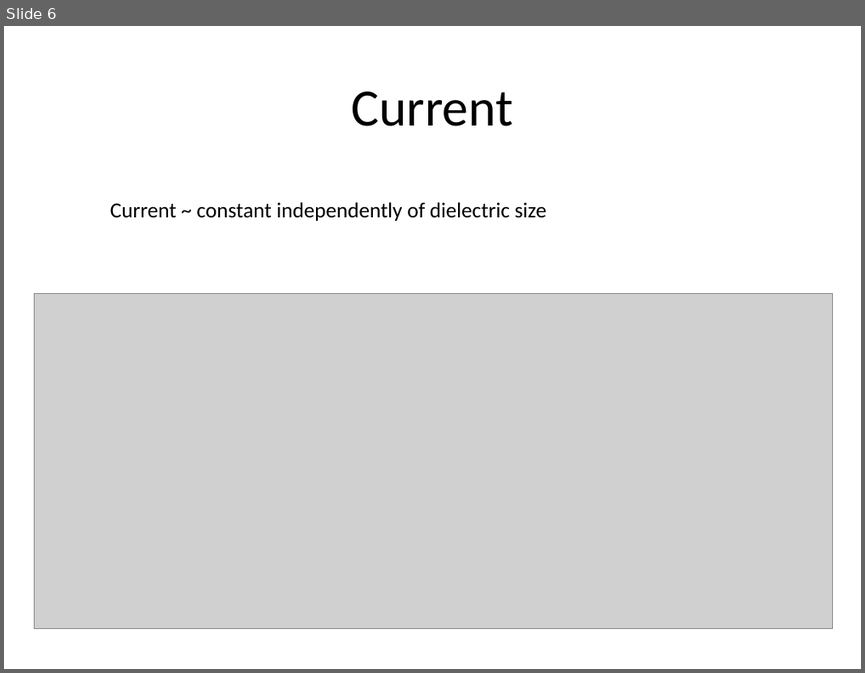
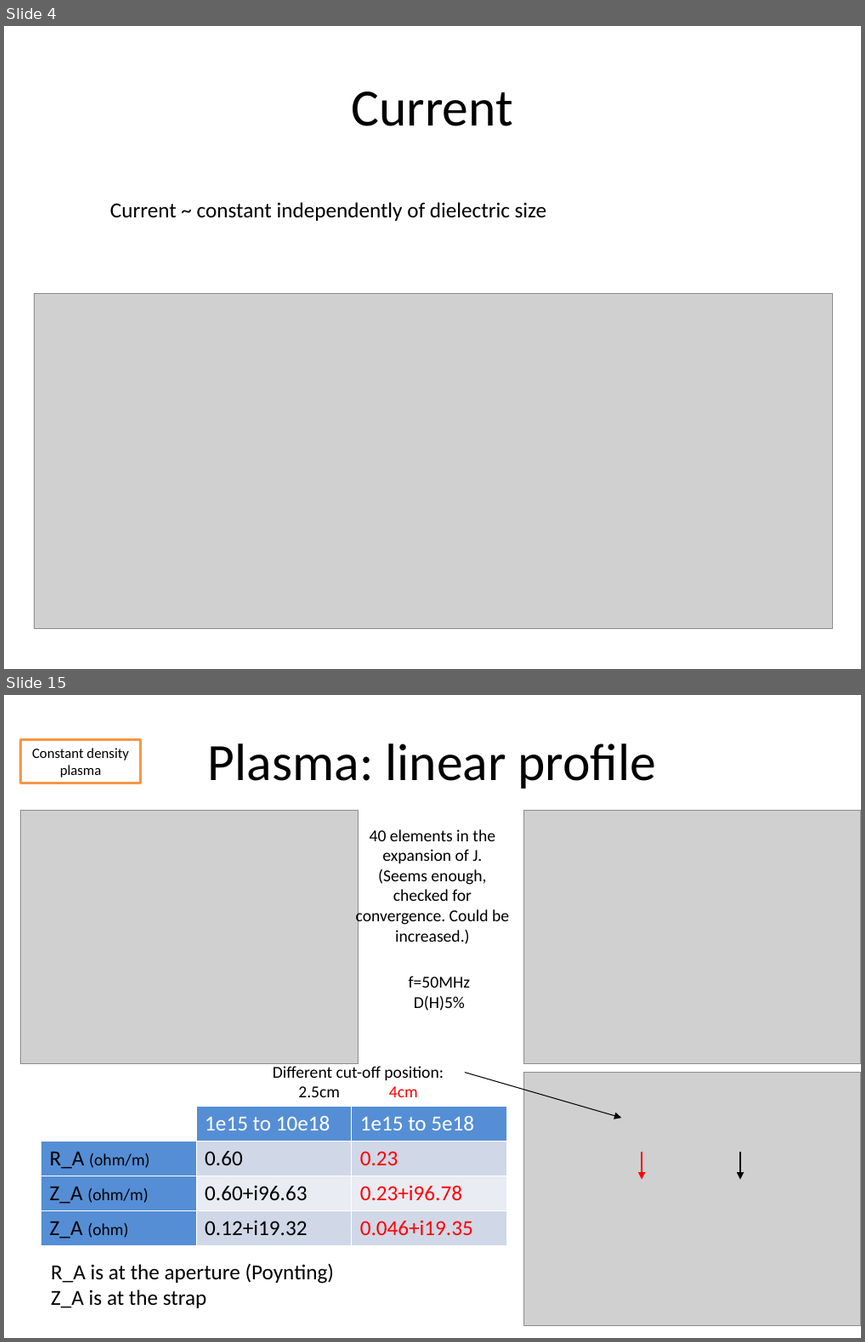
Before and after one commit to jhillairet/SOFT2018_Cold_Plasma_Modeling, a slide deck: Test Configurations/Results.pptx. Shown one above the other, each under a label of ours: slide 6 before the commit, slides 4 and 15 after it; the slides between them are not shown. The pictures are 865x673 and 865x1342 pixels, drawn with LibreOffice and Linux fonts; fonts in the diff are those of the drawing; grey boxes stand for pictures. Boxes give left, top, right and bottom in pixels: in the first picture for what was removed or moved away, otherwise in the second. Text is boxed around its words. In the diff, an @@ line names an element or a change of style, - is before the commit and + after.

```diff
--- a/Test Configurations/Results.pptx
+++ b/Test Configurations/Results.pptx
@@ slide 15 added at [4,695,861,1338], background #FFFFFF @@
@@ rectangle added at [21,739,141,783], fill #FFFFFF, outline #F79646 2 pt, 12 pt, text #000000 @@
+Constant density plasma
@@ title added at [208,743,656,789], 44 pt, text #000000 @@
+Plasma: linear profile
@@ picture added at [21,811,358,1063] @@
@@ picture added at [523,811,861,1063] @@
@@ text added at [356,829,509,944], 14 pt, text #000000 @@
+40 elements in the expansion of J.
+(Seems enough, checked for convergence. Could be increased.)
@@ text added at [409,975,470,1010], 14 pt, text #000000 @@
+f=50MHz
+D(H)5%
@@ text added at [273,1066,443,1097], 14 pt, text #000000 @@
+Different cut-off position:
+2.5cm 4cm
@@ arrow added from (465, 1072) to (621, 1117), #000000 0.75 pt @@
@@ picture added at [523,1072,861,1325] @@
@@ table added at [41,1106,506,1245], 4 rows, 3 columns @@
+ | 1e15 to 10e18 | 1e15 to 5e18
+R_A (ohm/m) | 0.60 | 0.23
+Z_A (ohm/m) | 0.60+i96.63 | 0.23+i96.78
+Z_A (ohm) | 0.12+i19.32 | 0.046+i19.35
@@ arrow added from (642, 1151) to (642, 1179), #FF0000 2 pt @@
@@ arrow added from (740, 1151) to (740, 1179), #000000 2 pt @@
@@ text added at [51,1263,334,1308], 18 pt, text #000000 @@
+R_A is at the aperture (Poynting)
+Z_A is at the strap
@@ what was slide 6 is now slide 4 @@
```
Also in this commit, not shown: 11 other slides added, 14 slides removed.
